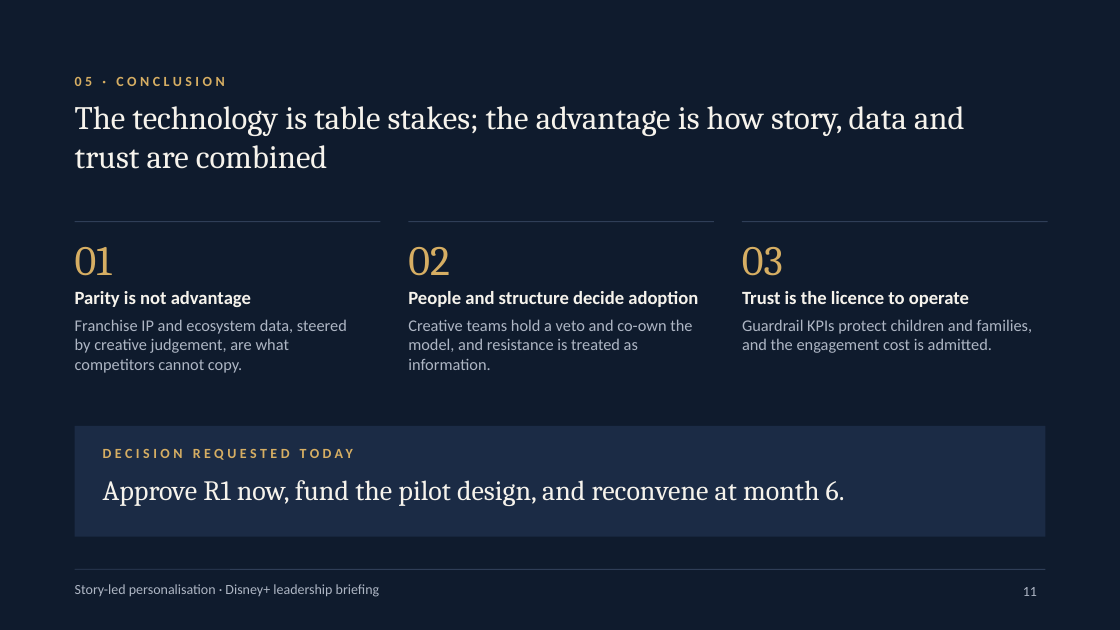
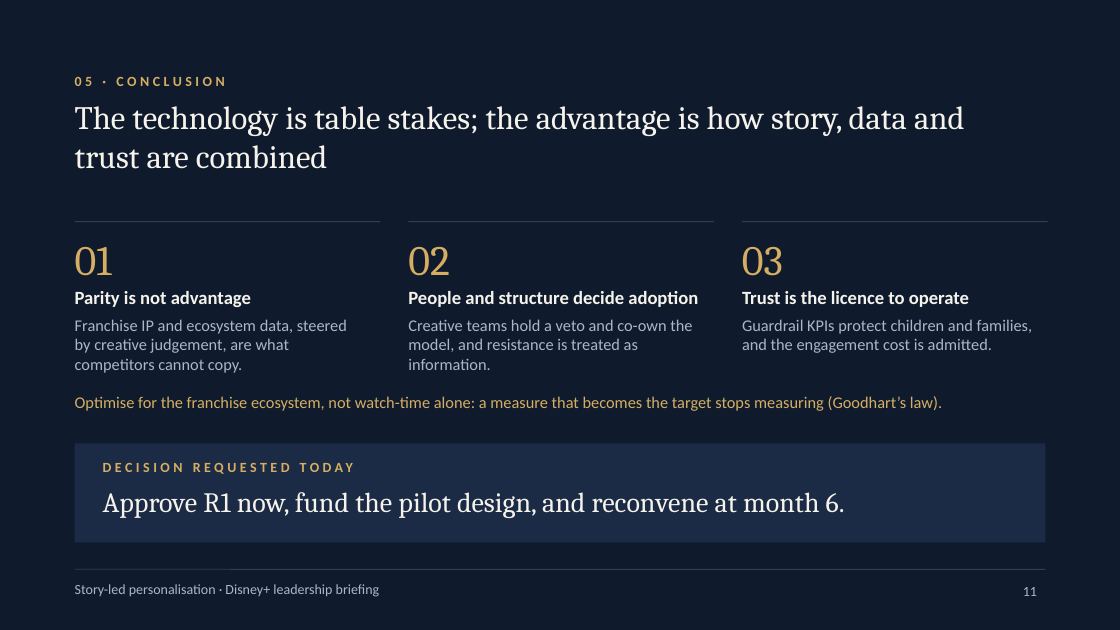
Before and after one commit to karanrg22-svg/skill, a slide deck: slide 11 of output/A_Corporate_Editorial.pptx. Drawn at 1120x630 pixels with LibreOffice and Linux fonts; fonts in the diff are those of the drawing. Boxes give left, top, right and bottom in pixels: in the first picture for what was removed or moved away, otherwise in the second. Text is boxed around its words. In the diff, an @@ line names an element or a change of style, - is before the commit and + after.

```diff
--- a/output/A_Corporate_Editorial.pptx
+++ b/output/A_Corporate_Editorial.pptx
@@ text added at [75, 396, 942, 411], 14 pt, text #D6AE63 @@
+Optimise for the franchise ecosystem, not watch-time alone: a measure that becomes the target stops measuring (Goodhart’s law).
@@ rectangle: place and size @@
-rectangle at [75, 426, 1046, 537]
+rectangle at [75, 444, 1046, 543]
@@ text "DECISION REQUESTED TODAY": place and size @@
-text "DECISION REQUESTED TODAY" at [103, 444, 686, 462]
+text "DECISION REQUESTED TODAY" at [103, 459, 686, 476]
@@ text "Approve R1 now, fund the ...": place and size @@
-text "Approve R1 now, fund the ..." at [103, 480, 845, 506]
+text "Approve R1 now, fund the ..." at [103, 492, 845, 518]
```
Also in this commit, not shown: 7 other slides changed, 3 slides added, 1 other file.
